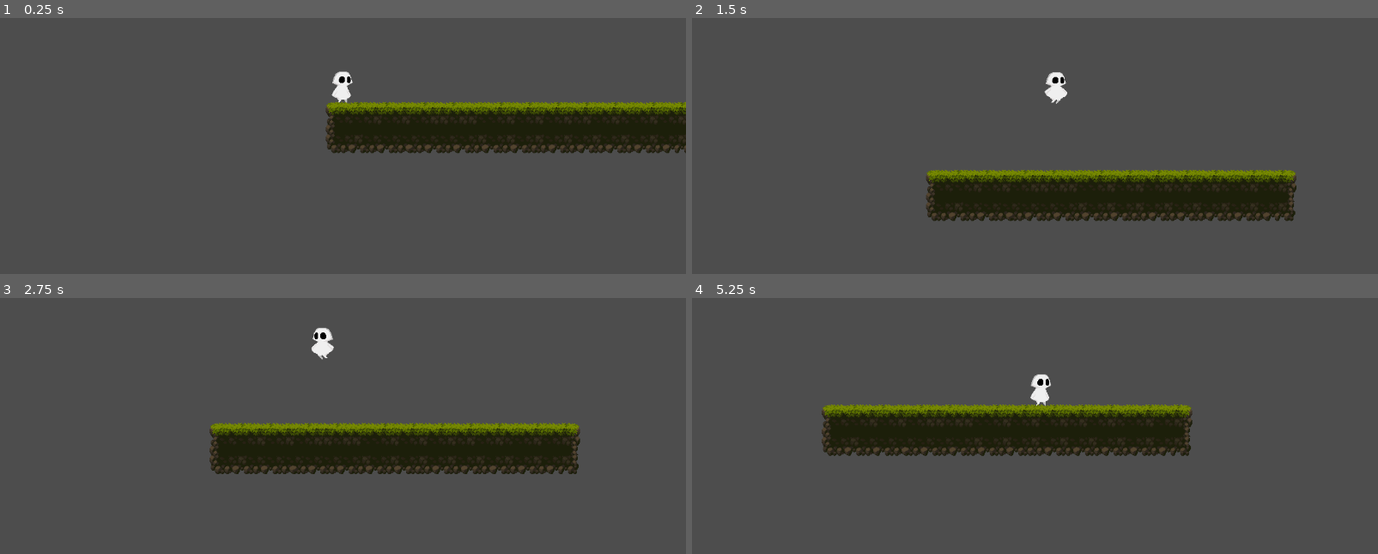
Above: before the commit, frames 1-4 (two rows, left to right).
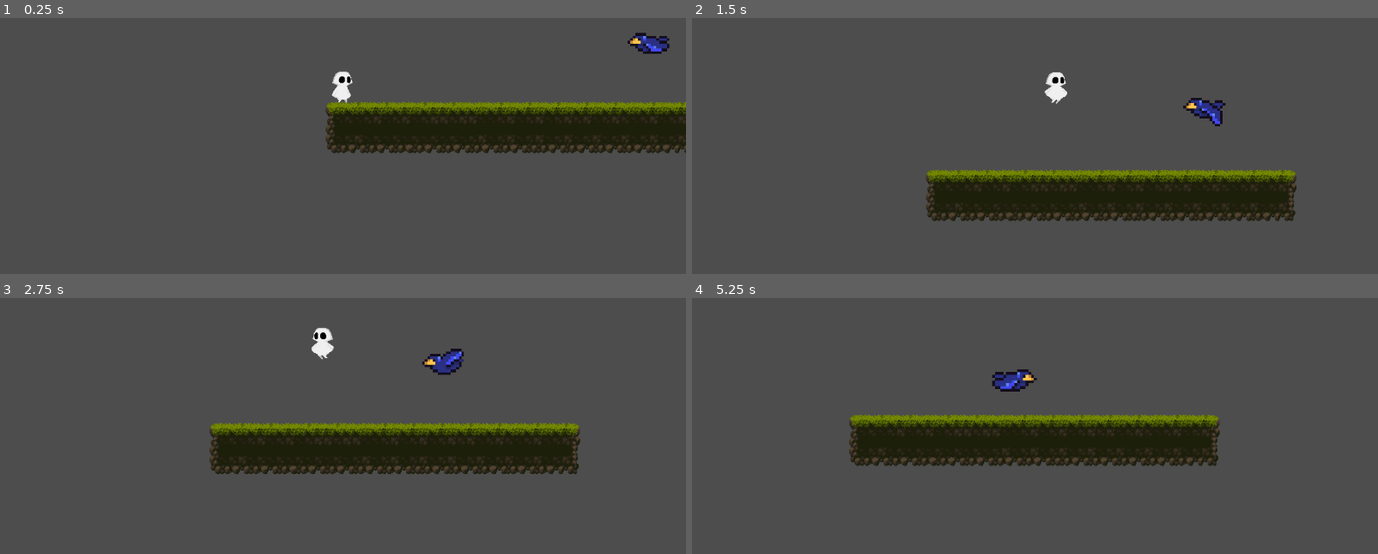
Above: after the commit, the same moments.

Repository: aknarang03/sylvan-prototype
Game: Godot game, scene res://scenes/prototype_level.tscn
Two runs of this game, one before a commit and one after it. Both use one fixed random seed, a clock stepped at 60 frames per second and the inputs below.
Inputs:
- Up to frame 1 (0.25 s): no input
- Up to frame 2 (1.5 s): tap Enter (ui_accept) at 0.5, 0.77, 0.8, 1.07, 1.35 s; hold Right (ui_right) from 0.53 s (still down); tap P at 0.6 s
- Up to frame 3 (2.75 s): tap Enter (ui_accept) at 1.52, 1.82, 2.3 s; tap P at 1.55, 2.1 s; release Right (ui_right) at 2.03 s; hold Left (ui_left) from 2.03 s (still down)
- Up to frame 4 (5.25 s): release Left (ui_left) at 2.78 s; hold Right (ui_right) 2.78-4.28 s; tap P at 2.85, 4.35, 5.1 s; tap Enter (ui_accept) at 3.02, 3.32, 3.6, 3.77, 4.07, 4.52, 4.82 s; hold Left (ui_left) 4.28-5.03 s; hold Right (ui_right) from 5.03 s (still down)

The runs differ from the first frame. In frame 1, 0.4% of the frame differs, in the area x 91-98%, y 5-15%; in frame 2, 0.4%; in frame 3, 0.4%; in frame 4, 8.5%, in the area x 18-77%, y 27-66%.

Commit message:
sylvan can now possess by pressing p if he is close enough to bird (and flies as bird)

Diff:
--- /dev/null
+++ b/Sylvan's redemption prototype/characters/bird.gd
@@ -0,0 +1,30 @@
+extends CharacterBody2D
+
+@onready var animated_sprite : AnimatedSprite2D = $AnimatedSprite2D
+#@onready var collision_shape : CollisionShape2D = $CollisionShape2D
+
+var direction = Vector2.RIGHT
+var vel = Vector2.ZERO
+var move = -1
+
+# Get the gravity from the project settings to be synced with RigidBody nodes.
+var gravity = ProjectSettings.get_setting("physics/2d/default_gravity")
+
+func _physics_process(delta):
+	animated_sprite.play("fly")
+
+	#idk why it starts out with the wrong flip
+	position.x += move
+
+	if (position.x >= 600):
+		animated_sprite.flip_h = false
+		move -= 1
+	if (position.x <= 0):
+		animated_sprite.flip_h = true
+		move += 1
+
+	#position = position.move_toward(Vector2(0,0), delta*speed)
+	#move_and_slide()
+
+func get_global_pos():
+	return position
--- /dev/null
+++ b/Sylvan's redemption prototype/characters/enemy.gd
@@ -0,0 +1,8 @@
+extends StaticBody2D
+
+var speed : int = 100
+var moveDistance : int = 100
+var xTarget : int = position.x + moveDistance
+
+func _process(delta):
+	position.x = move(position.x, xTarget, speed * delta)
--- a/Sylvan's redemption prototype/characters/player.gd
+++ b/Sylvan's redemption prototype/characters/player.gd
@@ -12,13 +12,17 @@
 var direction : Vector2 = Vector2.ZERO
 var animation_locked : bool = false
 var was_in_air : bool = false
+var possess : bool = false
+@onready var enemy = $"../Enemy"
 
 
 func _physics_process(delta):
+
+	#print(possess)
 	# Add the gravity.
+
 	if not is_on_floor():
 		velocity.y += gravity * delta
-
 		was_in_air = true
 	else:
 		if was_in_air == true:
@@ -26,8 +30,22 @@
 		was_in_air = false
 
 	# Handle Jump.
-	if Input.is_action_just_pressed("ui_accept") and is_on_floor():
-		jump()
+	if Input.is_action_just_pressed("ui_accept"):
+		if not possess:
+			if is_on_floor():
+				jump()
+		if possess:
+			jump()
+
+
+	if Input.is_key_label_pressed(KEY_P):
+		if !possess:
+			#print(position.x)
+			#print(enemy.get_global_pos().x)
+			var distance = sqrt(pow(position.x-enemy.get_global_pos().x,2)+pow(position.y-enemy.get_global_pos().y,2))
+			#print(distance)
+			if abs(distance) < 100:
+				on_possess()
 
 	# Get the input direction and handle the movement/deceleration.
 	# As good practice, you should replace UI actions with custom gameplay actions.
@@ -49,27 +67,49 @@
 
 
 func update_animation():
-	if not animation_locked:
-		if direction.x != 0:
-			animated_sprite.play("walk")
-		else:
-			animated_sprite.play("idle")
+	if !possess:
+		if not animation_locked:
+			if direction.x != 0:
+				animated_sprite.play("walk")
+			else:
+				animated_sprite.play("idle")
+	if possess:
+		if not animation_locked:
+			if direction.x != 0:
+				animated_sprite.play("bird_fly")
+			else:
+				animated_sprite.play("bird_idle")
 
 ## possibly change it so that velocity depends on how long you hold down space
 func jump():
 	velocity.y = jump_velocity
-	animated_sprite.play("jump")
+	if not possess:
+		animated_sprite.play("jump")
+	else:
+		animated_sprite.play("bird_fly")
 	animation_locked = true
 
 func glide():
 	## doesn't do anything yet; need to somehow make it so once he reaches full jump height he falls slower
 	velocity.y = float_velocity
 
-
 func land():
-	animated_sprite.play("land")
-	animation_locked = true
+	if not possess:
+		animated_sprite.play("land")
+		animation_locked = true
+	if possess:
+		animated_sprite.play("bird_idle")
+		animation_locked = false
 
 func _on_animated_sprite_2d_animation_finished():
 	if animated_sprite.animation == "land":
 		animation_locked = false
+
+func on_possess():
+	animation_locked = true
+	animated_sprite.play("possess_ground")
+	animation_locked = false
+	#animated_sprite.play("bird_idle")
+	possess = true
+	position = enemy.get_global_position()
+	enemy.hide()
--- a/Sylvan's redemption prototype/characters/player.tscn
+++ b/Sylvan's redemption prototype/characters/player.tscn
@@ -1,6 +1,5 @@
-[gd_scene load_steps=4 format=3 uid="uid://boyn43cl3fvg2"]
+[gd_scene load_steps=3 format=3 uid="uid://boyn43cl3fvg2"]
 
-[ext_resource type="Texture2D" uid="uid://cv3xh3wgybqg5" path="res://art/stand sprite.png" id="1_7qvtg"]
 [ext_resource type="Script" path="res://characters/player.gd" id="1_bfoit"]
 
 [sub_resource type="RectangleShape2D" id="RectangleShape2D_imxu7"]
@@ -10,10 +9,6 @@
 script = ExtResource("1_bfoit")
 speed = 200.0
 
-[node name="StandSprite" type="Sprite2D" parent="."]
-scale = Vector2(0.640625, 0.640625)
-texture = ExtResource("1_7qvtg")
-
 [node name="CollisionShape2D" type="CollisionShape2D" parent="."]
 position = Vector2(-1, 3)
 shape = SubResource("RectangleShape2D_imxu7")
--- a/Sylvan's redemption prototype/scenes/prototype_level.tscn
+++ b/Sylvan's redemption prototype/scenes/prototype_level.tscn
@@ -1,12 +1,57 @@
-[gd_scene load_steps=21 format=3 uid="uid://d1mt22acv07nr"]
+[gd_scene load_steps=51 format=3 uid="uid://d1mt22acv07nr"]
 
 [ext_resource type="PackedScene" uid="uid://boyn43cl3fvg2" path="res://characters/player.tscn" id="1_4wdmu"]
 [ext_resource type="Texture2D" uid="uid://ke1bmvio4gi8" path="res://art/Tiles.png" id="1_7lnfv"]
 [ext_resource type="Texture2D" uid="uid://ctllgir1coauy" path="res://art/walk spritesheet.png" id="2_1iygy"]
+[ext_resource type="Texture2D" uid="uid://dco2msk6cvqrw" path="res://art/BirdSpriteBig-1.png.png" id="2_5e4m5"]
 [ext_resource type="Texture2D" uid="uid://cv3xh3wgybqg5" path="res://art/stand sprite.png" id="2_abvi0"]
 [ext_resource type="Texture2D" uid="uid://bmbtv5p8lbsxn" path="res://art/glide.png" id="2_eqdii"]
+[ext_resource type="Texture2D" uid="uid://hrene2dh2etd" path="res://art/BirdSpriteBig.png" id="2_x2vu4"]
 [ext_resource type="Texture2D" uid="uid://jyi2dxdolt23" path="res://art/jump.png" id="4_w5po3"]
 [ext_resource type="Texture2D" uid="uid://c0eayfcdmk43s" path="res://art/land.png" id="5_ldgpk"]
+[ext_resource type="Texture2D" uid="uid://vrf3mowvhbca" path="res://art/glide possess spritesheet.png" id="7_i7vh6"]
+[ext_resource type="Texture2D" uid="uid://xpdbp1bwacr6" path="res://art/possess spritesheet.png" id="8_ok0ct"]
+[ext_resource type="Script" path="res://characters/bird.gd" id="9_geutf"]
+
+[sub_resource type="AtlasTexture" id="AtlasTexture_v68t4"]
+atlas = ExtResource("2_5e4m5")
+region = Rect2(0, 75, 75, 75)
+
+[sub_resource type="AtlasTexture" id="AtlasTexture_61xsq"]
+atlas = ExtResource("2_5e4m5")
+region = Rect2(75, 75, 75, 75)
+
+[sub_resource type="AtlasTexture" id="AtlasTexture_wjgbq"]
+atlas = ExtResource("2_5e4m5")
+region = Rect2(150, 75, 75, 75)
+
+[sub_resource type="AtlasTexture" id="AtlasTexture_i1ryn"]
+atlas = ExtResource("2_5e4m5")
+region = Rect2(225, 75, 75, 75)
+
+[sub_resource type="AtlasTexture" id="AtlasTexture_t4mb2"]
+atlas = ExtResource("2_5e4m5")
+region = Rect2(300, 75, 75, 75)
+
+[sub_resource type="AtlasTexture" id="AtlasTexture_j1iaj"]
+atlas = ExtResource("2_5e4m5")
+region = Rect2(375, 75, 75, 75)
+
+[sub_resource type="AtlasTexture" id="AtlasTexture_2tj6l"]
+atlas = ExtResource("2_5e4m5")
+region = Rect2(450, 75, 75, 75)
+
+[sub_resource type="AtlasTexture" id="AtlasTexture_l5xib"]
+atlas = ExtResource("2_5e4m5")
+region = Rect2(525, 75, 75, 75)
+
+[sub_resource type="AtlasTexture" id="AtlasTexture_pkb5e"]
+atlas = ExtResource("2_5e4m5")
+region = Rect2(525, 0, 75, 75)
+
+[sub_resource type="AtlasTexture" id="AtlasTexture_alxi4"]
+atlas = ExtResource("2_5e4m5")
+region = Rect2(450, 0, 75, 75)
 
 [sub_resource type="AtlasTexture" id="AtlasTexture_rjb3c"]
 atlas = ExtResource("4_w5po3")
@@ -16,6 +61,30 @@
 atlas = ExtResource("4_w5po3")
 region = Rect2(0, 64, 64, 64)
 
+[sub_resource type="AtlasTexture" id="AtlasTexture_o6lv1"]
+atlas = ExtResource("7_i7vh6")
+region = Rect2(0, 0, 64, 64)
+
+[sub_resource type="AtlasTexture" id="AtlasTexture_1hm2t"]
+atlas = ExtResource("7_i7vh6")
+region = Rect2(64, 0, 64, 64)
+
+[sub_resource type="AtlasTexture" id="AtlasTexture_l4y3o"]
+atlas = ExtResource("7_i7vh6")
+region = Rect2(0, 64, 64, 64)
+
+[sub_resource type="AtlasTexture" id="AtlasTexture_ivudf"]
+atlas = ExtResource("8_ok0ct")
+region = Rect2(64, 0, 64, 64)
+
+[sub_resource type="AtlasTexture" id="AtlasTexture_0cb7a"]
+atlas = ExtResource("8_ok0ct")
+region = Rect2(0, 64, 64, 64)
+
+[sub_resource type="AtlasTexture" id="AtlasTexture_6gmc4"]
+atlas = ExtResource("8_ok0ct")
+region = Rect2(64, 64, 64, 64)
+
 [sub_resource type="AtlasTexture" id="AtlasTexture_hxp54"]
 atlas = ExtResource("2_1iygy")
 region = Rect2(0, 0, 64, 64)
@@ -50,6 +119,46 @@
 
 [sub_resource type="SpriteFrames" id="SpriteFrames_4lmwc"]
 animations = [{
+"frames": [{
+"duration": 1.0,
+"texture": SubResource("AtlasTexture_v68t4")
+}, {
+"duration": 1.0,
+"texture": SubResource("AtlasTexture_61xsq")
+}, {
+"duration": 1.0,
+"texture": SubResource("AtlasTexture_wjgbq")
+}, {
+"duration": 1.0,
+"texture": SubResource("AtlasTexture_i1ryn")
+}, {
+"duration": 1.0,
+"texture": SubResource("AtlasTexture_t4mb2")
+}, {
+"duration": 1.0,
+"texture": SubResource("AtlasTexture_j1iaj")
+}, {
+"duration": 1.0,
+"texture": SubResource("AtlasTexture_2tj6l")
+}, {
+"duration": 1.0,
+"texture": SubResource("AtlasTexture_l5xib")
+}],
+"loop": true,
+"name": &"bird_fly",
+"speed": 10.0
+}, {
+"frames": [{
+"duration": 1.0,
+"texture": SubResource("AtlasTexture_pkb5e")
+}, {
+"duration": 1.0,
+"texture": SubResource("AtlasTexture_alxi4")
+}],
+"loop": true,
+"name": &"bird_idle",
+"speed": 3.0
+}, {
 "frames": [{
 "duration": 1.0,
 "texture": ExtResource("2_abvi0")
@@ -79,6 +188,34 @@
 "loop": false,
 "name": &"land",
 "speed": 8.0
+}, {
+"frames": [{
+"duration": 1.0,
+"texture": SubResource("AtlasTexture_o6lv1")
+}, {
+"duration": 1.0,
+"texture": SubResource("AtlasTexture_1hm2t")
+}, {
+"duration": 1.0,
+"texture": SubResource("AtlasTexture_l4y3o")
+}],
+"loop": true,
+"name": &"possess_glide",
+"speed": 5.0
+}, {
+"frames": [{
+"duration": 1.0,
+"texture": SubResource("AtlasTexture_ivudf")
+}, {
+"duration": 1.0,
+"texture": SubResource("AtlasTexture_0cb7a")
+}, {
+"duration": 1.0,
+"texture": SubResource("AtlasTexture_6gmc4")
+}],
+"loop": true,
+"name": &"possess_ground",
+"speed": 5.0
 }, {
 "frames": [{
 "duration": 1.0,
@@ -1534,6 +1671,70 @@
 physics_layer_0/collision_layer = 1
 sources/0 = SubResource("TileSetAtlasSource_yh0po")
 
+[sub_resource type="AtlasTexture" id="AtlasTexture_w7hlq"]
+atlas = ExtResource("2_x2vu4")
+region = Rect2(0, 160, 160, 160)
+
+[sub_resource type="AtlasTexture" id="AtlasTexture_0u62h"]
+atlas = ExtResource("2_x2vu4")
+region = Rect2(160, 160, 160, 160)
+
+[sub_resource type="AtlasTexture" id="AtlasTexture_cvg6b"]
+atlas = ExtResource("2_x2vu4")
+region = Rect2(320, 160, 160, 160)
+
+[sub_resource type="AtlasTexture" id="AtlasTexture_ps8ed"]
+atlas = ExtResource("2_x2vu4")
+region = Rect2(480, 160, 160, 160)
+
+[sub_resource type="AtlasTexture" id="AtlasTexture_ope7b"]
+atlas = ExtResource("2_x2vu4")
+region = Rect2(640, 160, 160, 160)
+
+[sub_resource type="AtlasTexture" id="AtlasTexture_wxeja"]
+atlas = ExtResource("2_x2vu4")
+region = Rect2(800, 160, 160, 160)
+
+[sub_resource type="AtlasTexture" id="AtlasTexture_fx72r"]
+atlas = ExtResource("2_x2vu4")
+region = Rect2(960, 160, 160, 160)
+
+[sub_resource type="AtlasTexture" id="AtlasTexture_108me"]
+atlas = ExtResource("2_x2vu4")
+region = Rect2(1120, 160, 160, 160)
+
+[sub_resource type="SpriteFrames" id="SpriteFrames_ituvp"]
+animations = [{
+"frames": [{
+"duration": 1.0,
+"texture": SubResource("AtlasTexture_w7hlq")
+}, {
+"duration": 1.0,
+"texture": SubResource("AtlasTexture_0u62h")
+}, {
+"duration": 1.0,
+"texture": SubResource("AtlasTexture_cvg6b")
+}, {
+"duration": 1.0,
+"texture": SubResource("AtlasTexture_ps8ed")
+}, {
+"duration": 1.0,
+"texture": SubResource("AtlasTexture_ope7b")
+}, {
+"duration": 1.0,
+"texture": SubResource("AtlasTexture_wxeja")
+}, {
+"duration": 1.0,
+"texture": SubResource("AtlasTexture_fx72r")
+}, {
+"duration": 1.0,
+"texture": SubResource("AtlasTexture_108me")
+}],
+"loop": true,
+"name": &"fly",
+"speed": 10.0
+}]
+
 [node name="PrototypeLevel" type="Node2D"]
 
 [node name="Player" parent="." instance=ExtResource("1_4wdmu")]
@@ -1546,7 +1747,7 @@
 
 [node name="AnimatedSprite2D" type="AnimatedSprite2D" parent="Player"]
 sprite_frames = SubResource("SpriteFrames_4lmwc")
-animation = &"land"
+animation = &"possess_glide"
 
 [node name="TileMap" type="TileMap" parent="."]
 tile_set = SubResource("TileSet_lv3fd")
@@ -1558,4 +1759,14 @@
 position = Vector2(30, 66)
 position_smoothing_enabled = true
 
+[node name="Enemy" type="CharacterBody2D" parent="."]
+position = Vector2(559, 5)
+script = ExtResource("9_geutf")
+
+[node name="AnimatedSprite2D" type="AnimatedSprite2D" parent="Enemy"]
+position = Vector2(-1, -2)
+scale = Vector2(0.440625, 0.4375)
+sprite_frames = SubResource("SpriteFrames_ituvp")
+animation = &"fly"
+
 [connection signal="animation_finished" from="Player/AnimatedSprite2D" to="Player" method="_on_animated_sprite_2d_animation_finished"]
Binary file added: Sylvan's redemption prototype/art/BirdSprite.png
Not shown, added: Sylvan's redemption prototype/art/BirdSprite.png.import
Binary file added: Sylvan's redemption prototype/art/BirdSpriteBig-1.png.png
Not shown, added: Sylvan's redemption prototype/art/BirdSpriteBig-1.png.png.import
Not shown, added: Sylvan's redemption prototype/art/BirdSpriteBig.png.import
